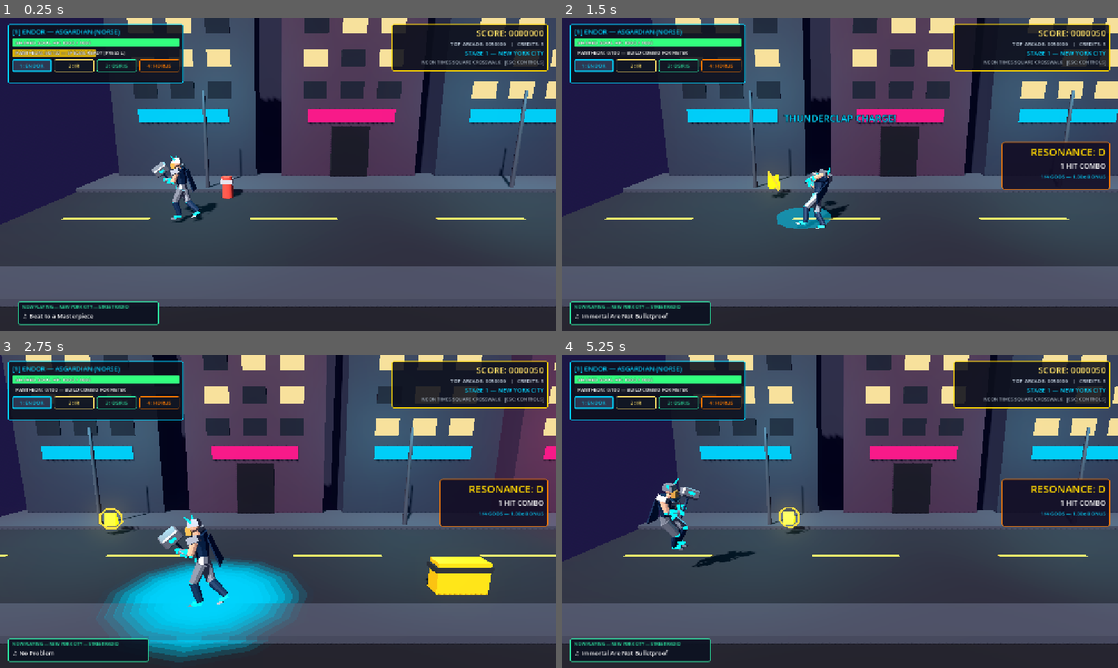
Above: before the commit, frames 1-4 (two rows, left to right).
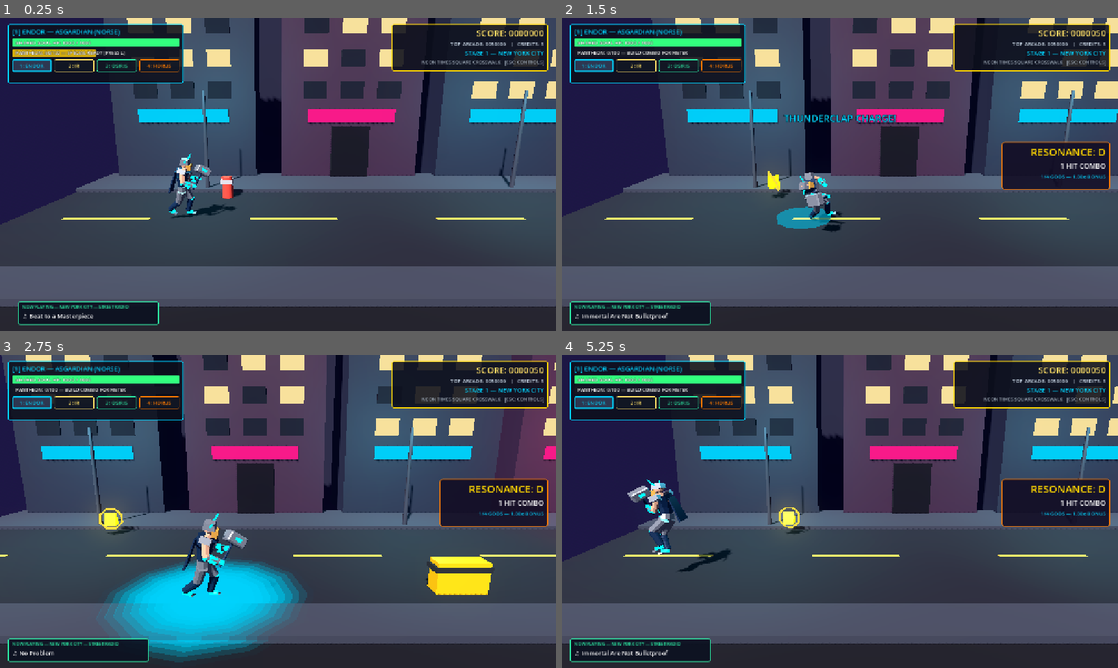
Above: after the commit, the same moments.

Repository: leouofa/side-beat
Game: Godot game, scene res://scenes/main/boot.tscn
The game is run twice, just before and just after one commit, with the same random seed, the same clock (stepped at 60 frames per second) and the same inputs. Sound files missing from this copy of the repository are replaced by a short silence.
Inputs (mouse positions are in pixels of both pictures, inside the frame that each line leads up to):
- Up to frame 1 (0.25 s): no input
- Up to frame 2 (1.5 s): tap L (attack_special) at 0.5, 1.25 s; move the mouse to (962, 158) at 0.52 s; hold D (move_right) 0.53-1.28 s; hold Space (jump) 0.53-1.28 s; tap I (grab) at 0.6 s; click (962, 158) at 0.67 s; move the mouse to (728, 190) at 1.27 s; hold S (move_down) from 1.28 s (still down); tap Space (jump) at 1.35 s
- Up to frame 3 (2.75 s): tap Space (jump) at 1.52, 1.82 s; tap I (grab) at 1.55 s; move the mouse to (333, 442) at 2.02 s; release S (move_down) at 2.03 s; hold D (move_right) from 2.03 s (still down); hold Space (jump) from 2.03 s (still down); tap K (attack_heavy) at 2.1 s
- Up to frame 4 (5.25 s): move the mouse to (812, 574) at 2.77 s; release D (move_right) at 2.78 s; release Space (jump) at 2.78 s; hold W (move_up) 2.78-3.53 s; tap J (attack_light) at 2.85 s; click (812, 574) at 2.92 s; tap Space (jump) at 3.02, 3.32, 4.52, 4.82 s; tap I (grab) at 3.05, 4.55 s; move the mouse to (1006, 558) at 3.52 s; hold Space (jump) 3.53-4.28 s; hold A (move_left) 3.53-5.03 s; tap L (attack_special) at 3.6 s; move the mouse to (673, 464) at 4.27 s; tap O (attack_super) at 4.35 s; move the mouse to (867, 511) at 5.02 s; hold S (move_down) from 5.03 s (still down); hold U (block_parry) from 5.03 s (still down); click (867, 511) at 5.17 s

The runs differ from the first frame. In frame 1, 1.0% of the frame differs, in the area x 27-43%, y 43-66%; in frame 2, 0.8%; in frame 3, 1.7%, in the area x 28-45%, y 50-81%; in frame 4, 1.6%.

Commit message:
fix(combat): invert character visual rotation to correct movement facing
Character rigs exported from Blender facing -Y import into Godot facing +Z. Godot's Y-axis rotation maps +PI/2 to +X (Right) and -PI/2 to -X (Left). The facing logic previously used inverted angles (-PI/2 for facing_sign >= 0), causing the player to spawn facing Left at stage start, move along +X without turning when pressing 'D', and causing enemies and bosses to visually face away from their targets.

- Correct visual pivot rotation across SharedSoulPlayer, WaveEnemy, and BossController to rotate +PI/2 for rightward facing and -PI/2 for leftward facing.
- Update player horizontal facing before checking combat, grab, and jump inputs so directional turnaround is immediate on input.
- Initialize visual facing explicitly on spawn in WaveEnemy and BossController.
- Add test coverage in run_tests.gd verifying initial rightward spawn rotation, leftward turnaround rotation, and preservation across zero-cooldown morphs.

Diff:
--- a/scripts/bosses/boss_controller.gd
+++ b/scripts/bosses/boss_controller.gd
@@ -115,6 +115,7 @@
 	var h_size: Vector3 = cfg["hurtbox_size"]
 	_hurtbox.setup(self, false, h_size, h_size.y * 0.5)
 
+	_update_facing_visual()
 	_enter_state(&"intro")
 	boss_hp_updated.emit(hp, max_hp, armor, max_armor)
 
@@ -187,7 +188,7 @@
 
 	var to_ply := player.global_position - global_position
 	facing_sign = 1.0 if to_ply.x >= 0.0 else -1.0
-	_visual_pivot.rotation.y = -PI * 0.5 if facing_sign >= 0.0 else PI * 0.5
+	_update_facing_visual()
 
 	_decision_cooldown -= delta * speed_scale
 	if _decision_cooldown <= 0.0:
@@ -219,7 +220,7 @@
 
 	var to_ply := player.global_position - global_position
 	facing_sign = 1.0 if to_ply.x >= 0.0 else -1.0
-	_visual_pivot.rotation.y = -PI * 0.5 if facing_sign >= 0.0 else PI * 0.5
+	_update_facing_visual()
 
 	if boss_id == "chadzug":
 		_setup_chadzug_pattern(player)
@@ -353,7 +354,7 @@
 		if (global_position.x <= arena_x_min + 0.6 and velocity.x < 0.0) or (global_position.x >= arena_x_max - 0.6 and velocity.x > 0.0):
 			velocity.x = -velocity.x
 			facing_sign = signf(velocity.x)
-			_visual_pivot.rotation.y = -PI * 0.5 if facing_sign >= 0.0 else PI * 0.5
+			_update_facing_visual()
 		if _state_timer >= 0.22 and _state_timer < 0.78:
 			_activate_aoe(Vector3(facing_sign * 0.6, 0.7, 0.0))
 		else:
@@ -541,6 +542,11 @@
 	tw.tween_callback(queue_free)
 
 
+func _update_facing_visual() -> void:
+	if _visual_pivot:
+		_visual_pivot.rotation.y = PI * 0.5 if facing_sign >= 0.0 else -PI * 0.5
+
+
 func _play_anim(anim_name: StringName, speed: float = 1.0) -> void:
 	if _anim and _anim.has_animation(anim_name):
 		if _anim.current_animation != anim_name:
--- a/scripts/enemies/wave_enemy.gd
+++ b/scripts/enemies/wave_enemy.gd
@@ -112,6 +112,7 @@
 	_enemy_move = AttackData.new()
 	_build_overhead_hp_bar()
 	configure_tier(tier_id)
+	_update_facing_visual()
 
 
 func configure_tier(new_tier: String, city_tint: Color = Color.WHITE) -> void:
@@ -268,7 +269,7 @@
 
 	var to_ply := player.global_position - global_position
 	facing_sign = 1.0 if to_ply.x >= 0.0 else -1.0
-	_visual_pivot.rotation.y = -PI * 0.5 if facing_sign >= 0.0 else PI * 0.5
+	_update_facing_visual()
 
 	var desired_dist_x := 4.8 if tier_id == "cult_elite" else 1.35
 	var target_pos := Vector3(
@@ -475,6 +476,11 @@
 	tw.tween_callback(queue_free)
 
 
+func _update_facing_visual() -> void:
+	if _visual_pivot:
+		_visual_pivot.rotation.y = PI * 0.5 if facing_sign >= 0.0 else -PI * 0.5
+
+
 func _play_anim(anim_name: StringName, speed: float = 1.0) -> void:
 	if _anim and _anim.has_animation(anim_name):
 		if _anim.current_animation != anim_name:
--- a/scripts/player/shared_soul_player.gd
+++ b/scripts/player/shared_soul_player.gd
@@ -279,6 +279,11 @@
 	var prof := active_god()
 	var move_vec := Input.get_vector("move_left", "move_right", "move_up", "move_down")
 
+	# Update horizontal facing before actions so attacks, grabs, and jumps turn toward input direction
+	if absf(move_vec.x) > 0.12:
+		facing_sign = 1.0 if move_vec.x > 0.0 else -1.0
+		_update_facing_visual()
+
 	# Block / Parry handling (grounded & not currently mid-swing)
 	if _current_attack == null and is_on_floor() and Input.is_action_pressed("block_parry"):
 		is_blocking = true
@@ -323,10 +328,6 @@
 	var accel := 42.0 * surface_friction_scale if is_on_floor() else 22.0
 	velocity.x = move_toward(velocity.x, target_vx, accel * delta)
 	velocity.z = move_toward(velocity.z, target_vz, accel * delta)
-
-	if absf(move_vec.x) > 0.12:
-		facing_sign = 1.0 if move_vec.x > 0.0 else -1.0
-		_update_facing_visual()
 
 	if not is_on_floor():
 		var grav_mult := 1.0
@@ -649,8 +650,9 @@
 
 func _update_facing_visual() -> void:
 	if _visual_pivot:
-		# Blender -Y -> Godot -Z: -PI/2 faces +X (Right), +PI/2 faces -X (Left)
-		_visual_pivot.rotation.y = -PI * 0.5 if facing_sign >= 0.0 else PI * 0.5
+		# glTF importer with Y-up maps Blender -Y (Front) to +Z.
+		# Godot rotation around +Y: +PI/2 faces +X (Right), -PI/2 faces -X (Left).
+		_visual_pivot.rotation.y = PI * 0.5 if facing_sign >= 0.0 else -PI * 0.5
 
 
 func _play_anim(anim_name: StringName, speed: float = 1.0) -> void:
--- a/tests/run_tests.gd
+++ b/tests/run_tests.gd
@@ -136,9 +136,13 @@
 	_assert(is_equal_approx(gen.total_stage_length_m, 168.0) and gen.generated_zones.size() == 5, "NYC stage generated 7 x 24m chunks with 3 street waves + Chadzug + Beebo")
 
 	var playing_before: String = SoundtrackManager.get_current_track_path()
+	_assert(is_equal_approx(ply.facing_sign, 1.0) and is_equal_approx(ply.get("_visual_pivot").rotation.y, PI * 0.5), "Player spawns facing right (+X) with visual rotation +PI/2")
+
 	ply.global_position = Vector3(12.0, 2.5, -1.4)
 	ply.velocity = Vector3(6.4, 4.8, -0.9)
 	ply.facing_sign = -1.0
+	ply._update_facing_visual()
+	_assert(is_equal_approx(ply.get("_visual_pivot").rotation.y, -PI * 0.5), "Player visual rotation correctly updates to -PI/2 when facing left (-X)")
 	ply.resonance.register_hit("endor")
 
 	# Zero-cooldown rapid morph across all 4 gods in the same frame!
@@ -148,6 +152,7 @@
 	_assert(m1 and m2 and m3, "Zero-cooldown Shared-Soul Morphing succeeds across all 4 gods instantaneously")
 	_assert(ply.velocity.is_equal_approx(Vector3(6.4, 4.8, -0.9)), "Morph preserves linear velocity")
 	_assert(is_equal_approx(ply.facing_sign, -1.0), "Morph preserves left/right facing direction")
+	_assert(is_equal_approx(ply.get("_visual_pivot").rotation.y, -PI * 0.5), "Morph preserves left/right visual rotation")
 	_assert(ply.resonance.combo_count == 1, "Morph preserves active combo count")
 	_assert(ply.hitstun_immunity_frames == 2, "Morph grants 2 frames of hitstun immunity")
 	_assert(SoundtrackManager.get_current_track_path() == playing_before, "Morph does NOT chop or restart active music track")
